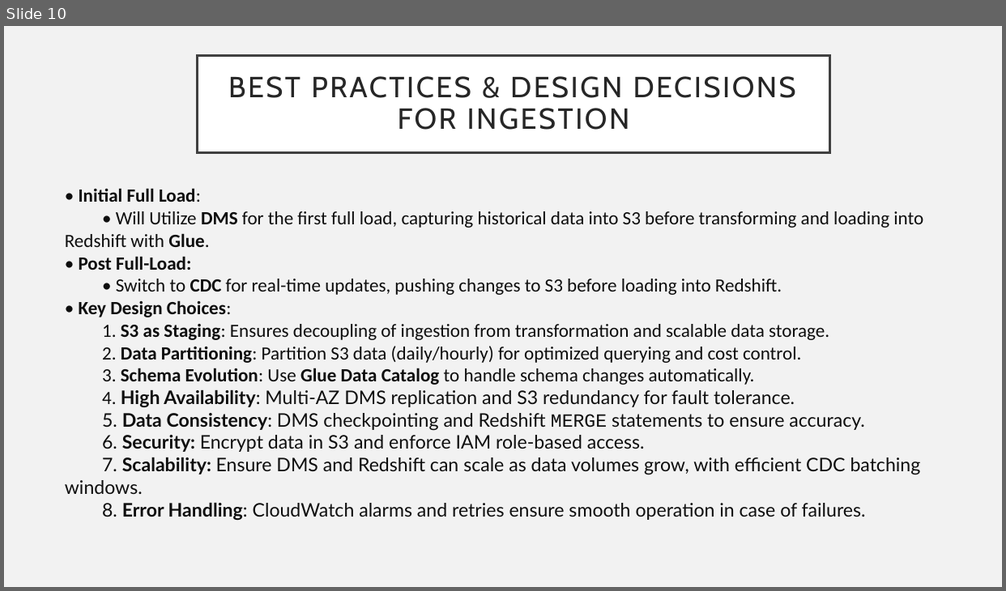
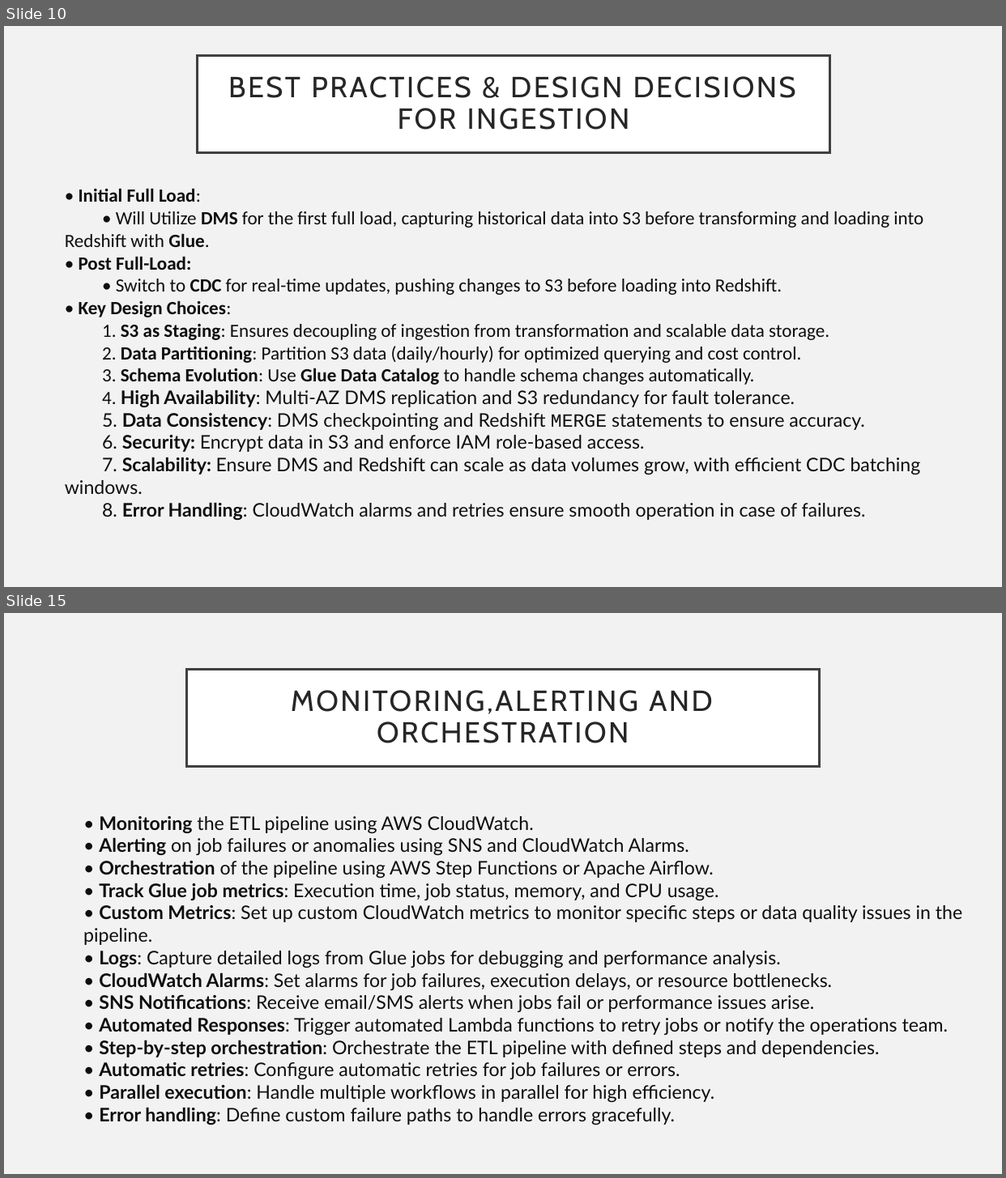
Before and after one commit to Tvkoushik/amazon-etl-pipeline, a slide deck: Craft-Demo.pptx. Shown one above the other, each under a label of ours: slide 10 before the commit, slides 10 and 15 after it; the slides between them are not shown. The pictures are 1006x591 and 1006x1178 pixels, drawn with LibreOffice and Linux fonts; fonts in the diff are those of the drawing. Boxes give left, top, right and bottom in pixels: in the first picture for what was removed or moved away, otherwise in the second. Text is boxed around its words. In the diff, an @@ line names an element or a change of style, - is before the commit and + after.

```diff
--- a/Craft-Demo.pptx
+++ b/Craft-Demo.pptx
@@ slide 15 added at [4, 613, 1002, 1174], background #F2F2F2 @@
@@ title added at [187, 669, 819, 766], fill #FFFFFF, outline #404040 2.5 pt, 28 pt, text #262626 @@
+MONITORING,ALERTING AND ORCHESTRATION
@@ text added at [83, 816, 962, 1126], 18 pt, text #0E0E0E @@
+• Monitoring the ETL pipeline using AWS CloudWatch.
+• Alerting on job failures or anomalies using SNS and CloudWatch Alarms.
+• Orchestration of the pipeline using AWS Step Functions or Apache Airflow.
+• Track Glue job metrics: Execution time, job status, memory, and CPU usage.
+• Custom Metrics: Set up custom CloudWatch metrics to monitor specific steps or data quality issues in the pipeline.
+• Logs: Capture detailed logs from Glue jobs for debugging and performance analysis.
+• CloudWatch Alarms: Set alarms for job failures, execution delays, or resource bottlenecks.
+• SNS Notifications: Receive email/SMS alerts when jobs fail or performance issues arise.
+• Automated Responses: Trigger automated Lambda functions to retry jobs or notify the operations team.
+• Step-by-step orchestration: Orchestrate the ETL pipeline with defined steps and dependencies.
+• Automatic retries: Configure automatic retries for job failures or errors.
+• Parallel execution: Handle multiple workflows in parallel for high efficiency.
+• Error handling: Define custom failure paths to handle errors gracefully.
```
Also in this commit, not shown: 1 slide changed, 11 other slides added, 2 slides removed, 15 other files.
